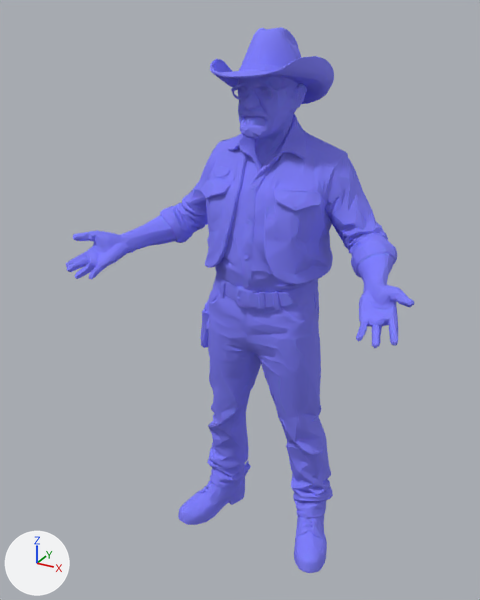
The glTF model public/models/sol.glb, before and after one commit.
Before and after are seen from a camera (50 mm lens) standing at (0.922, -1.758, 1.872) and looking at (-0.054, 0.016, 0.985). The lights are fixed; the arrows at lower left show +X, +Y and +Z. The picture after the commit comes second. Where no turn or scale is listed for an object, it has been applied to the vertices.

Names of what the first picture shows: 'char1'.
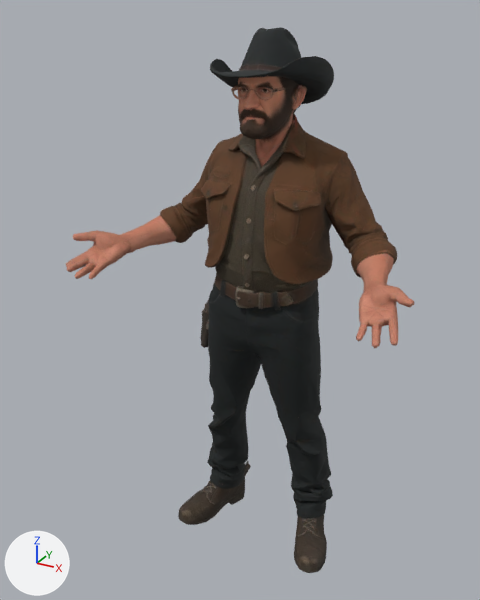
The change, as JSON lines over the scene's bpy script:
```json
{"op": "set", "path": "img_image_0", "old": "load_image('Image_0', '_unpacked/Image_0', 1024, 1024, 'sRGB')", "new": "load_image('Image_0', '_unpacked/Image_0', 1024, 1024, 'Non-Color')"}
{"op": "add", "block": "img_image_1", "code": ["img_image_1 = load_image('Image_1', '_unpacked/Image_1', 1024, 1024, 'sRGB')"]}
{"block": "mat_material_0", "where": "n2 = _N.new('ShaderNodeTexImage'); n2.name = 'Image Texture'"}
{"op": "set", "path": "n2.image", "old": "img_image_0", "new": "img_image_1"}
{"op": "add", "block": "mat_material_0", "code": "n3 = _N.new('ShaderNodeNormalMap'); n3.name = 'Normal Map'"}
{"op": "add", "block": "mat_material_0", "code": "n3.uv_map = 'UVMap'"}
{"op": "add", "block": "mat_material_0", "code": "n4 = _N.new('ShaderNodeTexImage'); n4.name = 'Image Texture.001'"}
{"op": "add", "block": "mat_material_0", "code": "n4.image = img_image_0"}
{"block": "mat_material_0", "where": "n0 = _N.new('ShaderNodeBsdfPrincipled'); n0.name = 'Principled BSDF'"}
{"op": "add", "block": "mat_material_0", "code": "_L.new(n3.outputs[0], n0.inputs[5])  # 'Normal' to 'Normal'"}
{"op": "add", "block": "mat_material_0", "code": "_L.new(n4.outputs[0], n3.inputs[1])  # 'Color' to 'Color'"}
```

What differs and where, as boxes [x1, y1, x2, y2] in the pictures (480 x 600 px):
```json
{"object": "char1", "change": "surface changed", "before": [66, 27, 414, 573], "after": [66, 27, 414, 573], "on screen": "darker"}
```
